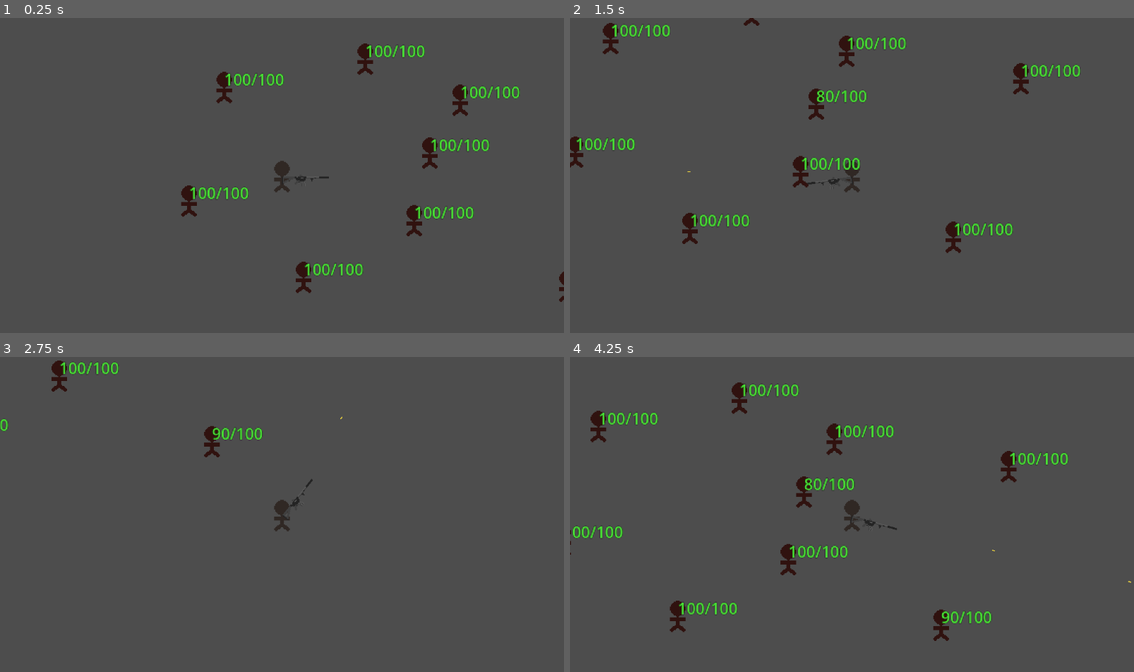
Above: before the commit, frames 1-4 (two rows, left to right).
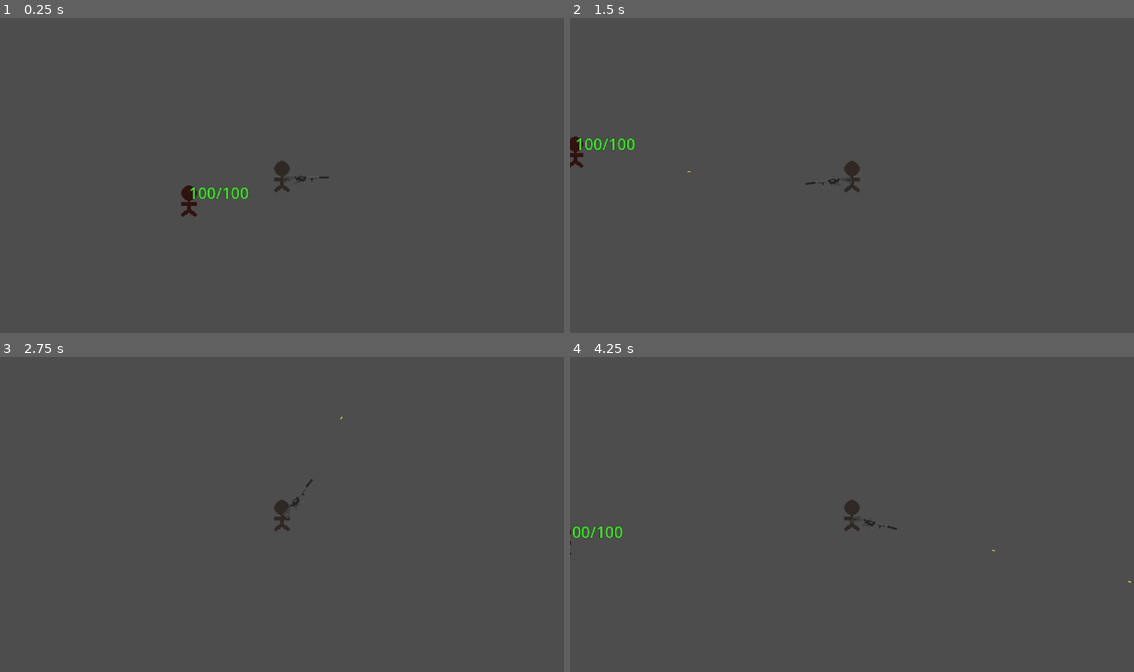
Above: after the commit, the same moments.

Repository: ExHilEr8/Personal-Game-Jam
Game: Godot game, scene res://scenes/main.tscn
Same seed, same stepped clock (60 frames per second), same inputs: the game is played once before the commit and once after it. Sound files missing from this copy of the repository are replaced by a short silence.
Inputs (mouse positions are in pixels of both pictures, inside the frame that each line leads up to):
- Up to frame 1 (0.25 s): no input
- Up to frame 2 (1.5 s): tap Enter at 0.5 s; move the mouse to (976, 159) at 0.52 s; press the mouse at (976, 159) at 0.53 s; hold D (move_right) 0.53-1.28 s; move the mouse to (739, 191) at 1.27 s; release the mouse at (739, 191) at 1.28 s; hold S (move_down) from 1.28 s (still down); click (739, 191) at 1.35 s
- Up to frame 3 (2.75 s): move the mouse to (338, 445) at 2.02 s; release S (move_down) at 2.03 s; press the mouse at (338, 445) at 2.03 s; hold D (move_right) from 2.03 s (still down)
- Up to frame 4 (4.25 s): move the mouse to (823, 577) at 2.77 s; release D (move_right) at 2.78 s; release the mouse at (823, 577) at 2.78 s; hold W (move_up) 2.78-3.53 s; click (823, 577) at 2.85 s; move the mouse to (1021, 561) at 3.52 s; press the mouse at (1021, 561) at 3.53 s; hold A (move_left) from 3.53 s (still down); tap R (reload, bound only after the commit) at 4.15 s

The runs differ from the first frame. In frame 1, 2.3% of the frame differs, in the area x 38-100%, y 8-91%; in frame 2, 2.6%; in frame 3, 0.8%; in frame 4, 2.9%, in the area x 3-89%, y 8-91%.

Commit message:
Implemented reloading, magazines, and reserve ammo

Diff:
--- a/project.godot
+++ b/project.godot
@@ -51,6 +51,11 @@
 "events": [Object(InputEventMouseButton,"resource_local_to_scene":false,"resource_name":"","device":-1,"window_id":0,"a …(258 unchanged characters)…
 ]
 }
+reload={
+"deadzone": 0.5,
+"events": [Object(InputEventKey,"resource_local_to_scene":false,"resource_name":"","device":-1,"window_id":0,"alt_pressed":false,"shift_pressed":false,"ctrl_pressed":false,"meta_pressed":false,"pressed":false,"keycode":0,"physical_keycode":82,"key_label":0,"unicode":114,"echo":false,"script":null)
+]
+}
 
 [layer_names]
 
--- a/scenes/Enemy.gd
+++ b/scenes/Enemy.gd
@@ -1,6 +1,7 @@
 class_name Enemy extends CharacterBody2D
 
 @export_category("Stats")
+@export var max_health: float = float(100)
 @export var health: float = float(100):
 	get:
 		return health
@@ -9,8 +10,6 @@
 		health = clamp(health, 0, max_health)
 
 @export var despawn_on_death: bool = true
-
-var max_health = health
 
 signal took_damage(damage: float)
 signal took_lethal_damage()
--- a/scenes/WeaponController.gd
+++ b/scenes/WeaponController.gd
@@ -1,29 +1,55 @@
 class_name Weapon extends Sprite2D
 
+
+@export_category("Weapon Stats")
 @export var damage: float = float(1)
 @export var projectile_speed: float = float(550)
 @export var fire_rate: float = float(0.3)
+@export var reload_time: float = float(1)
+@export var magazine_size: int = int(30)
+@export var reserve_ammo: int = int(90)
 
+@export_category("Misc")
 @export var is_hitscan: bool = false
+
+@export_category("Resources")
 @export var projectile: PackedScene
 
 var can_fire = true :
 	get:
 		return can_fire
 	set(value):
-		can_fire = bool(value)
+		if(magazine_count == 0 or is_reloading):
+			can_fire = false
+		else:
+			can_fire = bool(value)
 
 var fire_rate_timer: Timer
+var reload_timer: Timer
+var is_reloading = false
+var magazine_count: int = magazine_size
 
 func _ready():
 	fire_rate_timer = Timer.new()
 	get_tree().get_root().add_child.call_deferred(fire_rate_timer)
 	fire_rate_timer.one_shot = true
-	fire_rate_timer.timeout.connect(_timer_set_can_fire)
+	fire_rate_timer.timeout.connect(_fire_rate_timer_finished)
+
+	reload_timer = Timer.new()
+	get_tree().get_root().add_child.call_deferred(reload_timer)
+	reload_timer.one_shot = true
+	reload_timer.timeout.connect(_reload_timer_finished)
 
 # Called every frame. 'delta' is the elapsed time since the previous frame.
 func _process(delta):
 	check_firing()
+	check_reloading()
+
+func check_reloading():
+	if Input.is_action_just_pressed("reload") and reserve_ammo > 0 and magazine_count < magazine_size and is_reloading == false:
+		reload_timer.start(reload_time)
+		is_reloading = true
+		can_fire = false
 
 func check_firing():
 	if Input.is_action_pressed("primary_action") and can_fire == true:
@@ -36,6 +62,8 @@
 		fire_rate_timer.start(fire_rate)
 
 func fire_projectile(speed: float):
+	magazine_count -= 1
+
 	var projectile_instance = projectile.instantiate()
 	projectile_instance.position = $BulletInstancePoint.get_global_position()
 	projectile_instance.rotation = global_rotation
@@ -43,6 +71,7 @@
 	get_tree().get_root().add_child(projectile_instance)
 
 	projectile_instance.enemy_hit.connect(on_enemy_hit)
+	print("fire", magazine_count, "/", magazine_size)
 
 func fire_hitscan():
 	var space_state = get_world_2d().direct_space_state
@@ -54,5 +83,21 @@
 func on_enemy_hit(hit_position: Vector2, enemy: Node, projectile: Projectile):
 	enemy.take_damage(damage)
 
-func _timer_set_can_fire():
+func _fire_rate_timer_finished():
 	can_fire = true
+
+func _reload_timer_finished():
+	var amount_to_reload = magazine_size - magazine_count
+
+	if(amount_to_reload > reserve_ammo):
+		magazine_count += reserve_ammo
+		reserve_ammo = 0
+	else:
+		magazine_count += amount_to_reload
+		reserve_ammo -= amount_to_reload
+
+	is_reloading = false
+	can_fire = true
+
+	print("reloaded", magazine_count, "/", magazine_size)
+	print("reserve ammo", reserve_ammo)
--- a/scenes/main.tscn
+++ b/scenes/main.tscn
@@ -37,124 +37,4 @@
 [node name="CollisionShape2D" type="CollisionShape2D" parent="EnemyPrefab"]
 shape = SubResource("CapsuleShape2D_f2dak")
 
-[node name="EnemyPrefab2" parent="." instance=ExtResource("4_oagll")]
-position = Vector2(-59, -91)
-
-[node name="Sprite2D" parent="EnemyPrefab2" index="0"]
-self_modulate = Color(1, 0.466667, 0.415686, 1)
-texture = ExtResource("4_c8107")
-
-[node name="FloatingUIContainer" parent="EnemyPrefab2" index="1"]
-position = Vector2(0, -20)
-metadata/_edit_group_ = true
-
-[node name="CollisionShape2D" type="CollisionShape2D" parent="EnemyPrefab2"]
-shape = SubResource("CapsuleShape2D_f2dak")
-
-[node name="EnemyPrefab3" parent="." instance=ExtResource("4_oagll")]
-position = Vector2(151, -24)
-
-[node name="Sprite2D" parent="EnemyPrefab3" index="0"]
-self_modulate = Color(1, 0.466667, 0.415686, 1)
-texture = ExtResource("4_c8107")
-
-[node name="FloatingUIContainer" parent="EnemyPrefab3" index="1"]
-position = Vector2(0, -20)
-metadata/_edit_group_ = true
-
-[node name="CollisionShape2D" type="CollisionShape2D" parent="EnemyPrefab3"]
-shape = SubResource("CapsuleShape2D_f2dak")
-
-[node name="EnemyPrefab4" parent="." instance=ExtResource("4_oagll")]
-position = Vector2(85, -120)
-
-[node name="Sprite2D" parent="EnemyPrefab4" index="0"]
-self_modulate = Color(1, 0.466667, 0.415686, 1)
-texture = ExtResource("4_c8107")
-
-[node name="FloatingUIContainer" parent="EnemyPrefab4" index="1"]
-position = Vector2(0, -20)
-metadata/_edit_group_ = true
-
-[node name="CollisionShape2D" type="CollisionShape2D" parent="EnemyPrefab4"]
-shape = SubResource("CapsuleShape2D_f2dak")
-
-[node name="EnemyPrefab5" parent="." instance=ExtResource("4_oagll")]
-position = Vector2(22, 103)
-
-[node name="Sprite2D" parent="EnemyPrefab5" index="0"]
-self_modulate = Color(1, 0.466667, 0.415686, 1)
-texture = ExtResource("4_c8107")
-
-[node name="FloatingUIContainer" parent="EnemyPrefab5" index="1"]
-position = Vector2(0, -20)
-metadata/_edit_group_ = true
-
-[node name="CollisionShape2D" type="CollisionShape2D" parent="EnemyPrefab5"]
-shape = SubResource("CapsuleShape2D_f2dak")
-
-[node name="EnemyPrefab6" parent="." instance=ExtResource("4_oagll")]
-position = Vector2(135, 45)
-
-[node name="Sprite2D" parent="EnemyPrefab6" index="0"]
-self_modulate = Color(1, 0.466667, 0.415686, 1)
-texture = ExtResource("4_c8107")
-
-[node name="FloatingUIContainer" parent="EnemyPrefab6" index="1"]
-position = Vector2(0, -20)
-metadata/_edit_group_ = true
-
-[node name="CollisionShape2D" type="CollisionShape2D" parent="EnemyPrefab6"]
-shape = SubResource("CapsuleShape2D_f2dak")
-
-[node name="EnemyPrefab7" parent="." instance=ExtResource("4_oagll")]
-position = Vector2(182, -78)
-
-[node name="Sprite2D" parent="EnemyPrefab7" index="0"]
-self_modulate = Color(1, 0.466667, 0.415686, 1)
-texture = ExtResource("4_c8107")
-
-[node name="FloatingUIContainer" parent="EnemyPrefab7" index="1"]
-position = Vector2(0, -20)
-metadata/_edit_group_ = true
-
-[node name="CollisionShape2D" type="CollisionShape2D" parent="EnemyPrefab7"]
-shape = SubResource("CapsuleShape2D_f2dak")
-
-[node name="EnemyPrefab8" parent="." instance=ExtResource("4_oagll")]
-position = Vector2(291, 112)
-
-[node name="Sprite2D" parent="EnemyPrefab8" index="0"]
-self_modulate = Color(1, 0.466667, 0.415686, 1)
-texture = ExtResource("4_c8107")
-
-[node name="FloatingUIContainer" parent="EnemyPrefab8" index="1"]
-position = Vector2(0, -20)
-metadata/_edit_group_ = true
-
-[node name="CollisionShape2D" type="CollisionShape2D" parent="EnemyPrefab8"]
-shape = SubResource("CapsuleShape2D_f2dak")
-
-[node name="EnemyPrefab9" parent="." instance=ExtResource("4_oagll")]
-position = Vector2(360, -50)
-
-[node name="Sprite2D" parent="EnemyPrefab9" index="0"]
-self_modulate = Color(1, 0.466667, 0.415686, 1)
-texture = ExtResource("4_c8107")
-
-[node name="FloatingUIContainer" parent="EnemyPrefab9" index="1"]
-position = Vector2(0, -20)
-metadata/_edit_group_ = true
-
-[node name="CollisionShape2D" type="CollisionShape2D" parent="EnemyPrefab9"]
-shape = SubResource("CapsuleShape2D_f2dak")
-
 [editable path="EnemyPrefab"]
-[editable path="EnemyPrefab2"]
-[editable path="EnemyPrefab3"]
-[editable path="EnemyPrefab4"]
-[editable path="EnemyPrefab5"]
-[editable path="EnemyPrefab6"]
-[editable path="EnemyPrefab7"]
-[editable path="EnemyPrefab8"]
-[editable path="EnemyPrefab9"]
